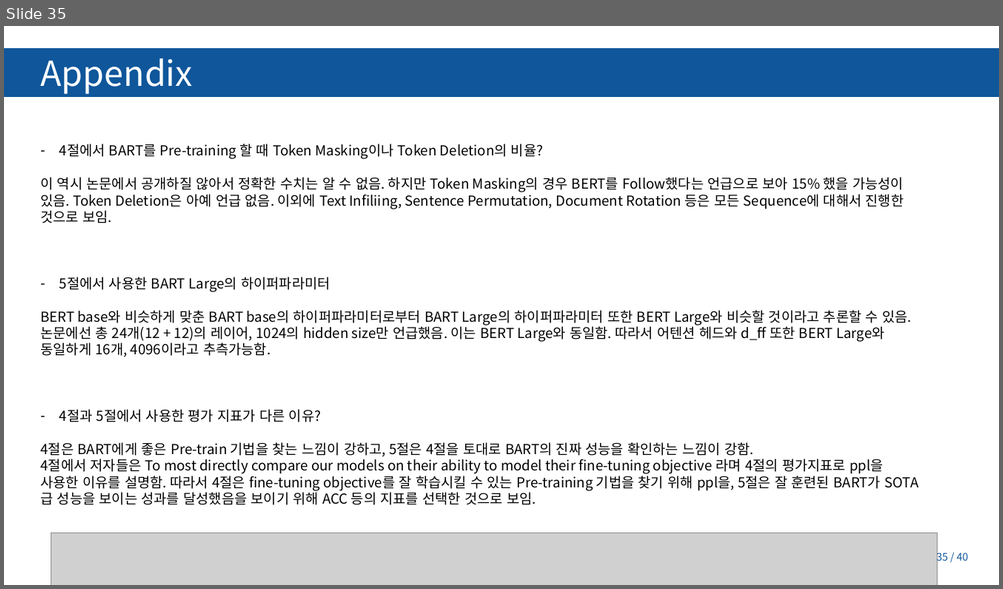
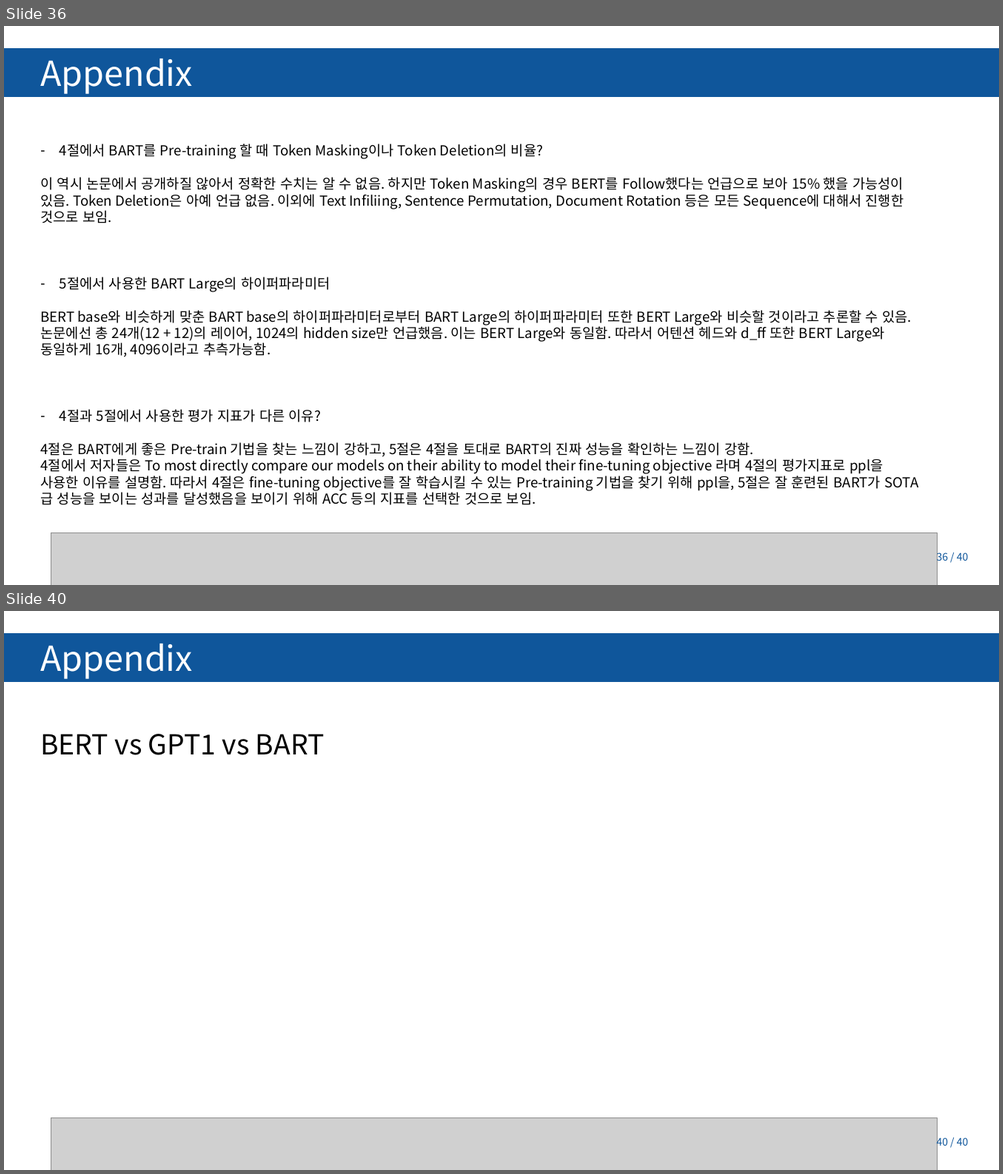
Before and after one commit to Tiabet/Paper-for-ML-DL, a slide deck: 세미나/BART_김정현.pptx. Shown one above the other, each under a label of ours: slide 35 before the commit, slides 36 and 40 after it; the slides between them are not shown. The pictures are 1003x589 and 1003x1174 pixels, drawn with LibreOffice and Linux fonts; fonts in the diff are those of the drawing; grey boxes stand for pictures; background and template pictures are left out. Boxes give left, top, right and bottom in pixels: in the first picture for what was removed or moved away, otherwise in the second. Text is boxed around its words. In the diff, an @@ line names an element or a change of style, - is before the commit and + after.

```diff
--- a/세미나/BART_김정현.pptx
+++ b/세미나/BART_김정현.pptx
@@ slide 40 added at bbox=[4, 611, 999, 1170], background #FFFFFF; not listed: 3 template elements that a slide beside it also shows @@
@@ rectangle added at bbox=[4, 635, 999, 681], fill #0F569B, outline #0F569B 2 pt @@
@@ text added at bbox=[40, 644, 193, 679], 50 pt, text #FFFFFF @@
+Appendix
@@ text added at bbox=[40, 734, 324, 755], 40 pt, text #000000 @@
+BERT vs GPT1 vs BART
@@ picture added at bbox=[51, 1118, 937, 1170] @@
@@ page number added at bbox=[936, 1136, 968, 1149], 15 pt, text #0F569B @@
+40 / 40
@@ what was slide 35 is now slide 36 @@
@@ page number at bbox=[936, 551, 968, 564]: text changed @@
-35 / 40
+36 / 40
```
Also in this commit, not shown: 4 slides changed, 1 other slide added, 13 other files.
